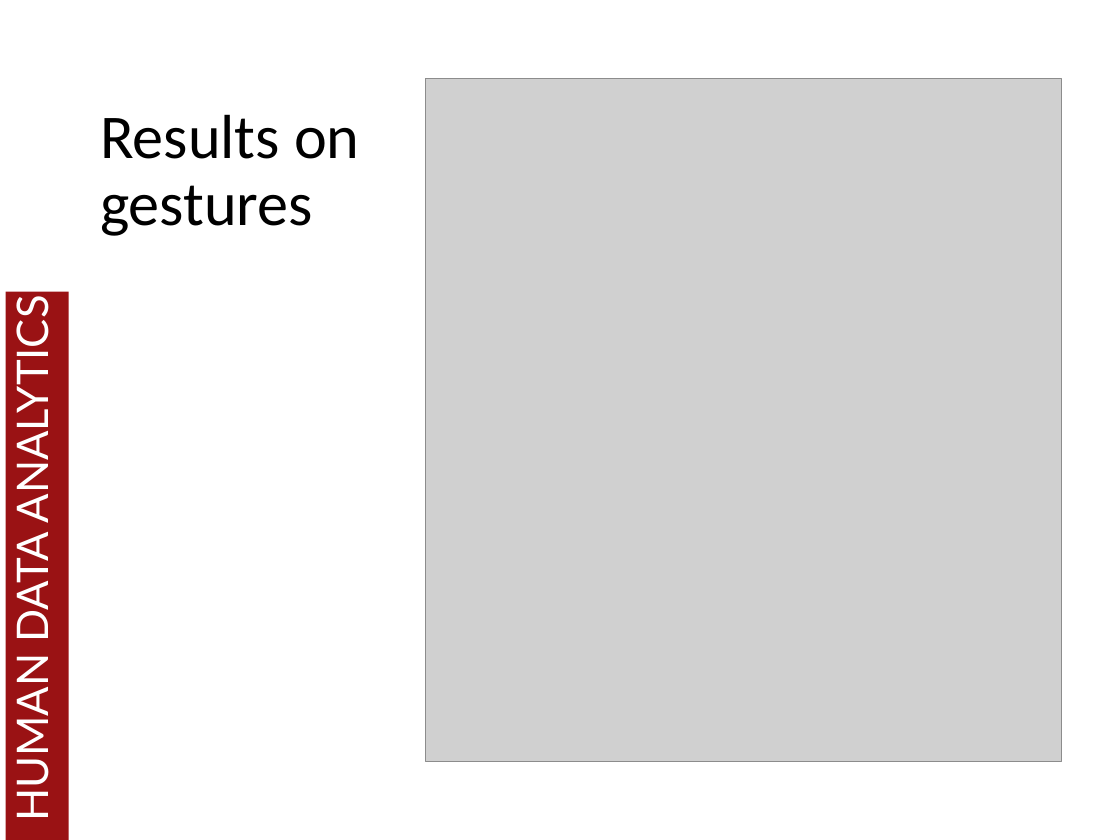
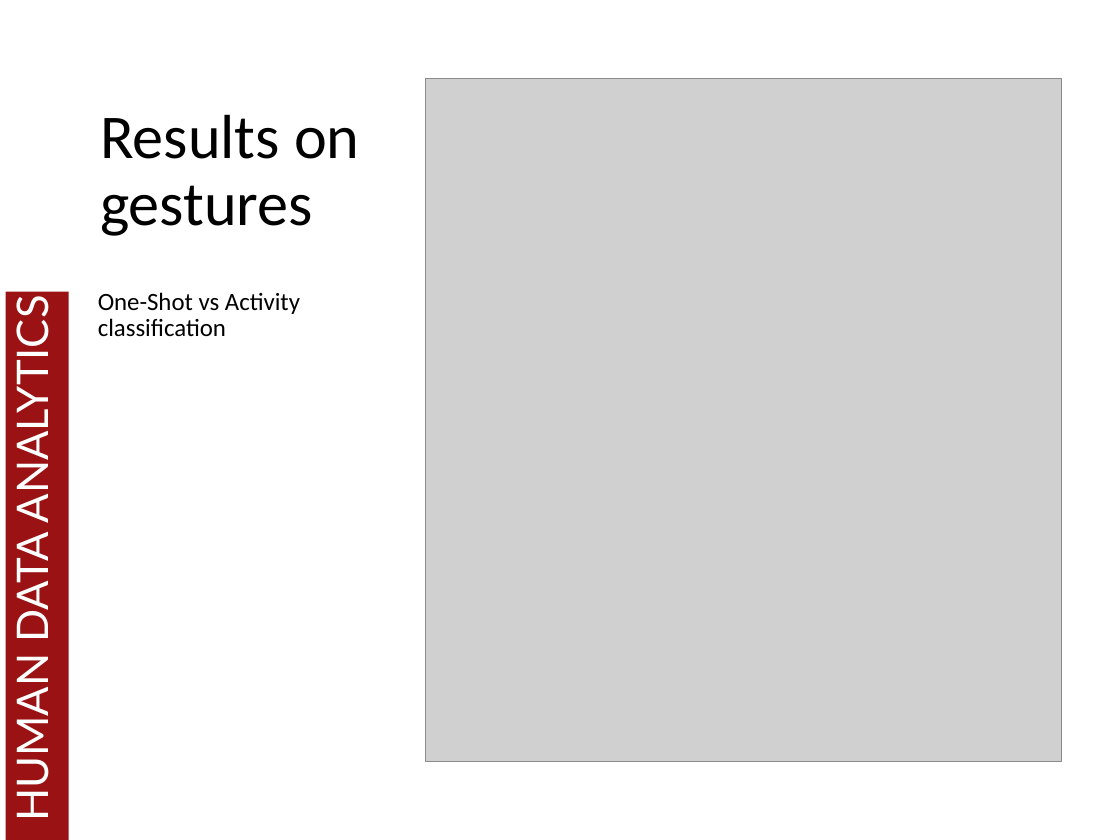
Before and after one commit to MatteoDrago/hda-project, a slide deck: slide 22 of presentation/HDA 2018.pptx (slide 21 before the commit). Drawn at 1120x840 pixels with LibreOffice and Linux fonts; fonts in the diff are those of the drawing; grey boxes stand for pictures; background and template pictures are left out. Boxes give left, top, right and bottom in pixels: in the first picture for what was removed or moved away, otherwise in the second. Text is boxed around its words. In the diff, an @@ line names an element or a change of style, - is before the commit and + after.

```diff
--- a/presentation/HDA 2018.pptx
+++ b/presentation/HDA 2018.pptx
@@ text added at [98,292,300,337], 16 pt, text #000000 @@
+One-Shot vs Activity classification
```
Also in this commit, not shown: 5 other slides changed, 2 slides added, 53 other files.
